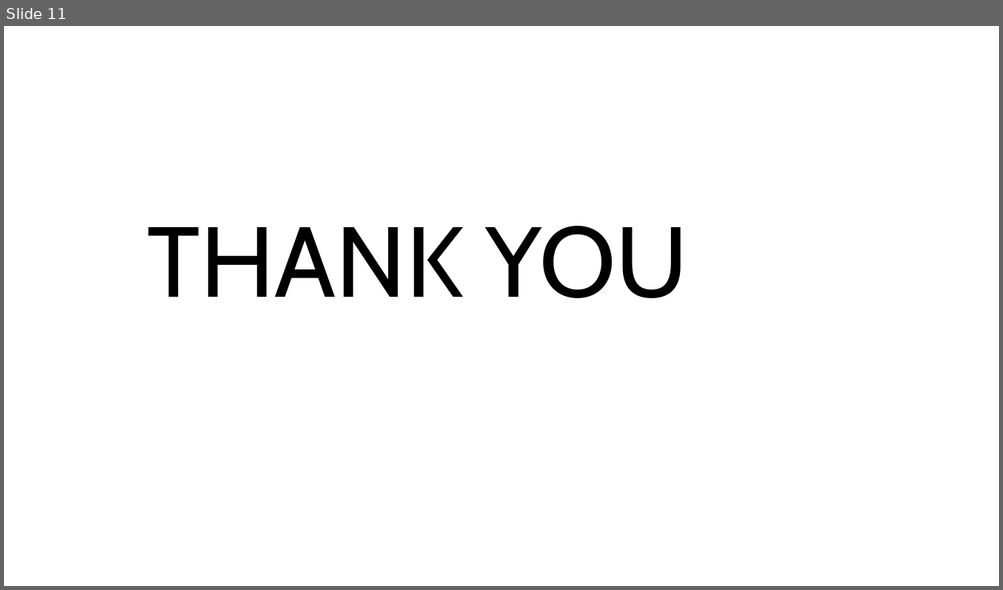
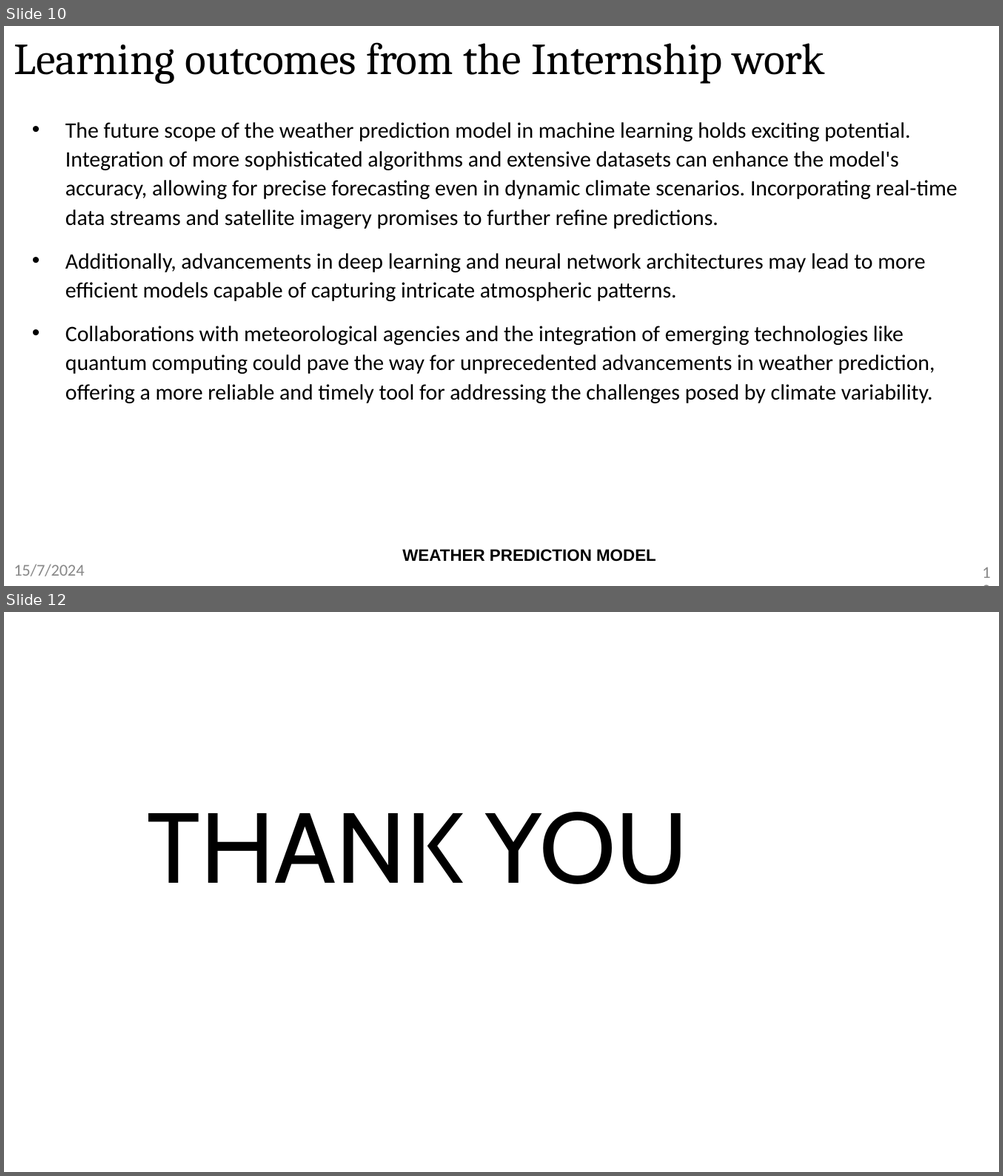
Before and after one commit to Anish202020/6th-Semester, a slide deck: Report and PPT/Internship/Ppt/Anish Kumar 1AY21CS028 Internship 6thsem-21scheme.pptx. Shown one above the other, each under a label of ours: slide 11 before the commit, slides 10 and 12 after it; the slides between them are not shown. The pictures are 1003x590 and 1003x1176 pixels, drawn with LibreOffice and Linux fonts; fonts in the diff are those of the drawing; background and template pictures are left out. Boxes give left, top, right and bottom in pixels: in the first picture for what was removed or moved away, otherwise in the second. Text is boxed around its words. In the diff, an @@ line names an element or a change of style, - is before the commit and + after.

```diff
--- a/Report and PPT/Internship/Ppt/Anish Kumar 1AY21CS028 Internship 6thsem-21scheme.pptx
+++ b/Report and PPT/Internship/Ppt/Anish Kumar 1AY21CS028 Internship 6thsem-21scheme.pptx
@@ slide 10 added at bbox=[4, 26, 999, 586], background #FFFFFF @@
@@ text added at bbox=[14, 42, 825, 84], 32 pt, text #000000 @@
+Learning outcomes from the Internship work
@@ text added at bbox=[65, 122, 957, 403], 16 pt, text #000000 @@
+• The future scope of the weather prediction model in machine learning holds exciting potential. Integration of more sophisticated algorithms and extensive datasets can enhance the model's accuracy, allowing for precise forecasting even in dynamic climate scenarios. Incorporating real-time data streams and satellite imagery promises to further refine predictions.
+• Additionally, advancements in deep learning and neural network architectures may lead to more efficient models capable of capturing intricate atmospheric patterns.
+• Collaborations with meteorological agencies and the integration of emerging technologies like quantum computing could pave the way for unprecedented advancements in weather prediction, offering a more reliable and timely tool for addressing the challenges posed by climate variability.
@@ text added at bbox=[402, 549, 656, 562], 12 pt, text #000000, bold @@
+WEATHER PREDICTION MODEL
@@ text added at bbox=[14, 564, 84, 577], 12 pt, text #888888 @@
+15/7/2024
@@ page number added at bbox=[978, 565, 995, 584], 12 pt, text #888888 @@
+10
@@ what was slide 11 is now slide 12 @@
```
Also in this commit, not shown: 9 slides changed, 1 other slide added, 1 slide removed, 15 other files.
